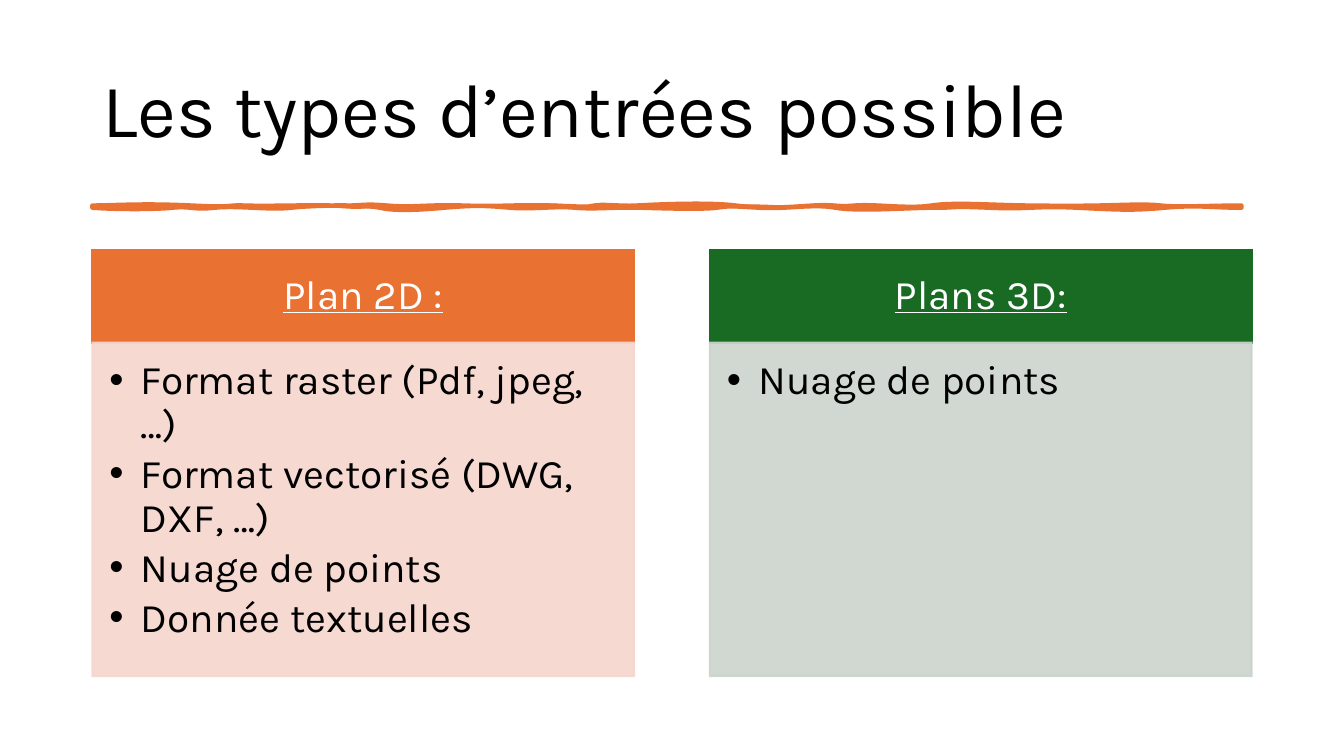
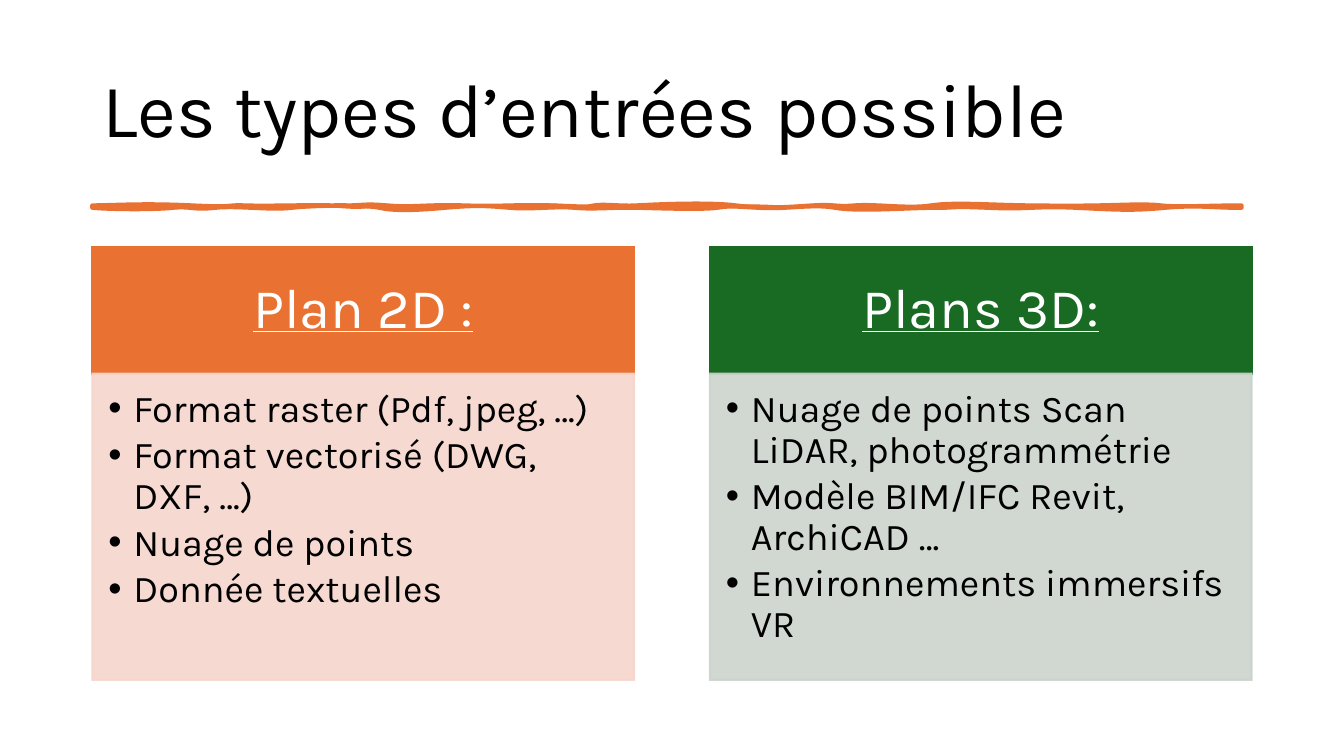
Before and after one commit to IzowRM/Stage-Cetic, a slide deck: slide 25 of Doc Slide/Slide Jeudi 11_09.pptx. Drawn at 1344x756 pixels with LibreOffice and Linux fonts; fonts in the diff are those of the drawing. Boxes give left, top, right and bottom in pixels: in the first picture for what was removed or moved away, otherwise in the second. Text is boxed around its words. In the diff, an @@ line names an element or a change of style, - is before the commit and + after.

```diff
--- a/Doc Slide/Slide Jeudi 11_09.pptx
+++ b/Doc Slide/Slide Jeudi 11_09.pptx
@@ text "Plan 2D :" at box(253, 290, 447, 332): size 29 to 40 pt; more space between paragraphs @@
@@ rectangle: place and size @@
-rectangle at box(93, 251, 634, 343)
+rectangle at box(93, 247, 634, 374)
@@ text "Plans 3D:" at box(862, 289, 1099, 332): size 29 to 40 pt; more space between paragraphs @@
@@ rectangle: place and size @@
-rectangle at box(710, 251, 1251, 343)
+rectangle at box(710, 247, 1251, 374)
@@ text "Format raster (Pdf, jpeg, …)": place and size @@
-text "Format raster (Pdf, jpeg, …)" at box(141, 364, 584, 633)
+text "Format raster (Pdf, jpeg, …)" at box(133, 394, 546, 603)
@@ text "Format raster (Pdf, jpeg, …)" at box(133, 394, 546, 603): size 29 to 27 pt; indent changed @@
@@ rectangle: place and size @@
-rectangle at box(93, 343, 634, 677)
+rectangle at box(93, 374, 634, 681)
@@ rectangle: place and size @@
-rectangle at box(710, 343, 1251, 677)
+rectangle at box(710, 374, 1251, 681)
@@ text at box(751, 396, 1223, 637): text changed; size 29 to 27 pt @@
-  • Nuage de points
+  • Nuage de points Scan LiDAR, photogrammétrie
+  • Modèle BIM/IFC Revit, ArchiCAD …
+  • Environnements immersifs VR
```
Also in this commit, not shown: 1 slide added, 12 other files.
